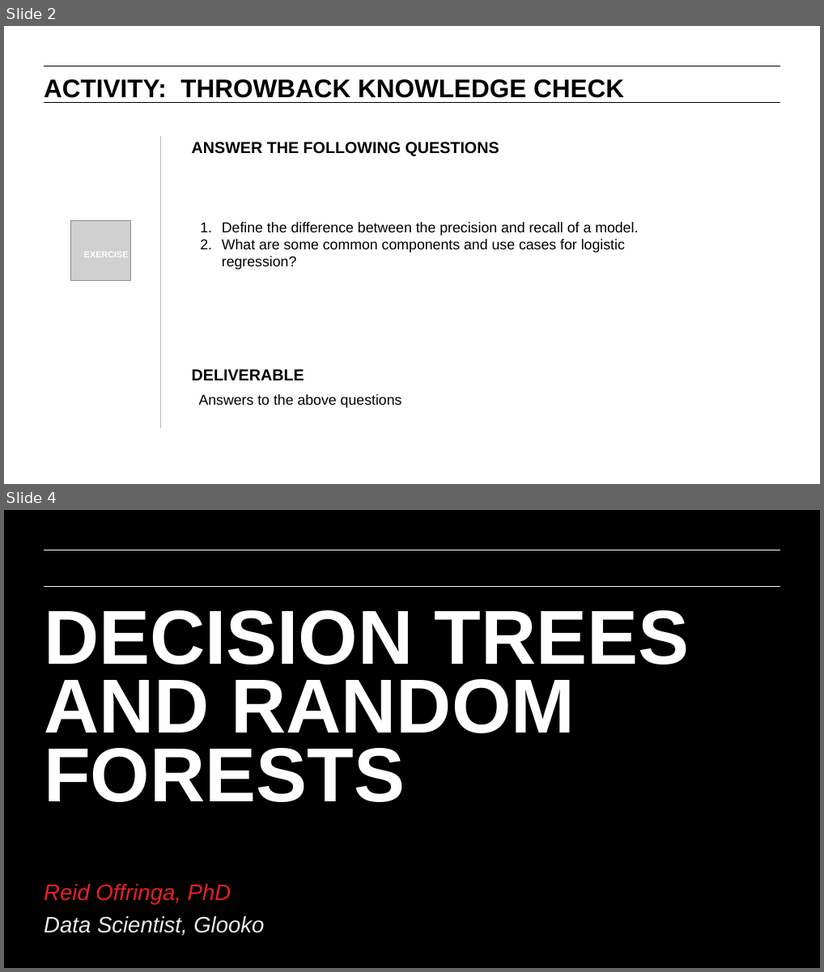
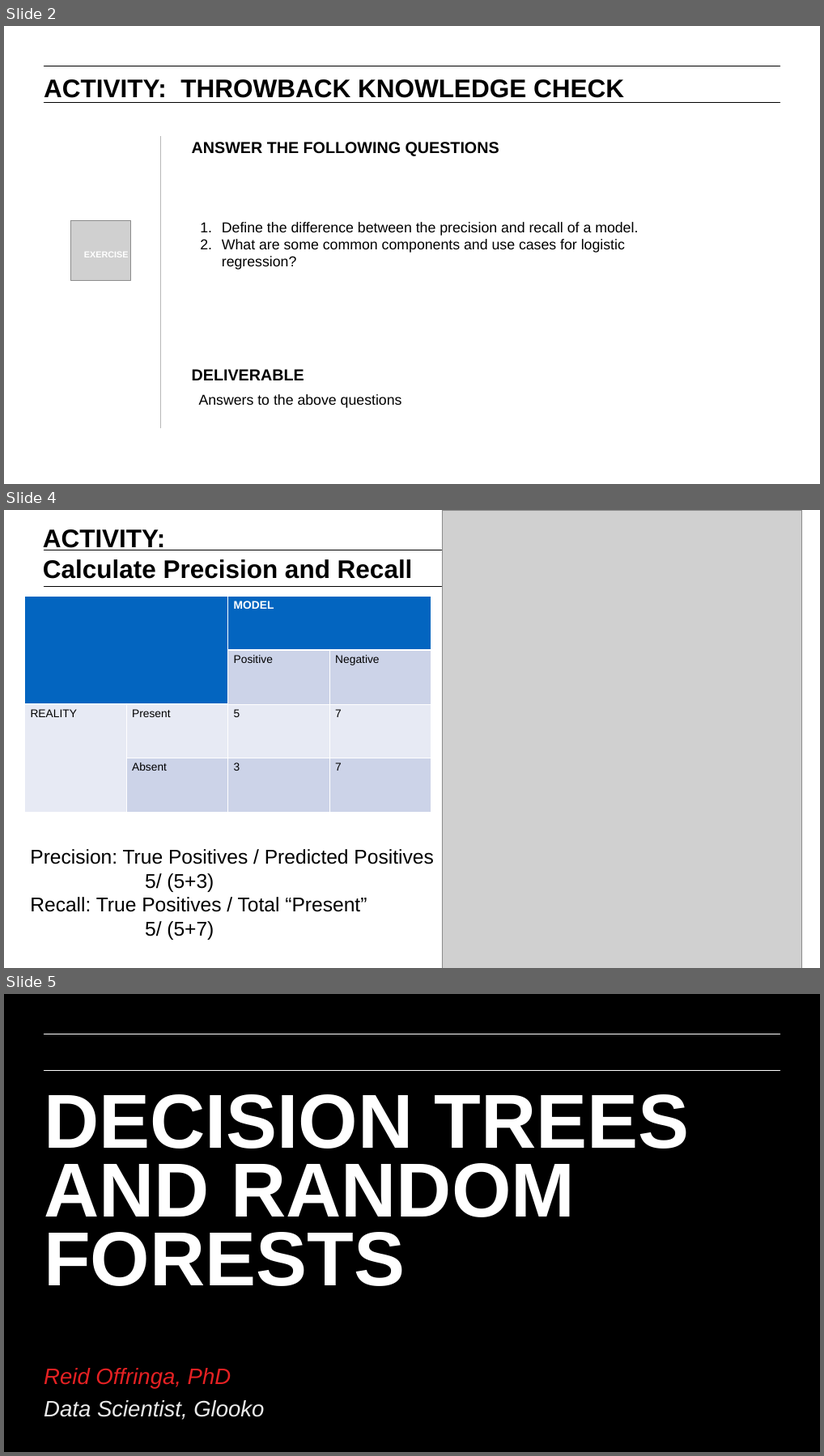
Before and after one commit to matanefron/data-sets, a slide deck: lessons/lesson-10/10-decision-trees-and-random-forests.pptx. Shown one above the other, each under a label of ours: slides 2 and 4 before the commit, slides 2, 4 and 5 after it; the slides between them are not shown. The pictures are 824x972 and 824x1456 pixels, drawn with LibreOffice and Linux fonts; fonts in the diff are those of the drawing; grey boxes stand for pictures; background and template pictures are left out. Boxes give left, top, right and bottom in pixels: in the first picture for what was removed or moved away, otherwise in the second. Text is boxed around its words. In the diff, an @@ line names an element or a change of style, - is before the commit and + after.

```diff
--- a/lessons/lesson-10/10-decision-trees-and-random-forests.pptx
+++ b/lessons/lesson-10/10-decision-trees-and-random-forests.pptx
@@ slide 4 added at box(4, 510, 820, 968), background #FFFFFF; not listed: 2 template elements that a slide beside it also shows @@
@@ text added at box(43, 529, 413, 579), 32 pt, text #000000, bold @@
+ACTIVITY:
+Calculate Precision and Recall
@@ picture added at box(442, 510, 803, 968) @@
@@ table added at box(25, 596, 431, 813), 4 rows, 4 columns @@
+ |  | MODEL | 
+ |  | Positive | Negative
+REALITY | Present | 5 | 7
+ | Absent | 3 | 7
@@ text added at box(30, 849, 433, 940), 25 pt, text #000000 @@
+Precision: True Positives / Predicted Positives
+5/ (5+3)
+Recall: True Positives / Total “Present”
+5/ (5+7)
@@ what was slide 4 is now slide 5 @@
```
Also in this commit, not shown: 1 slide changed, 4 other files.
